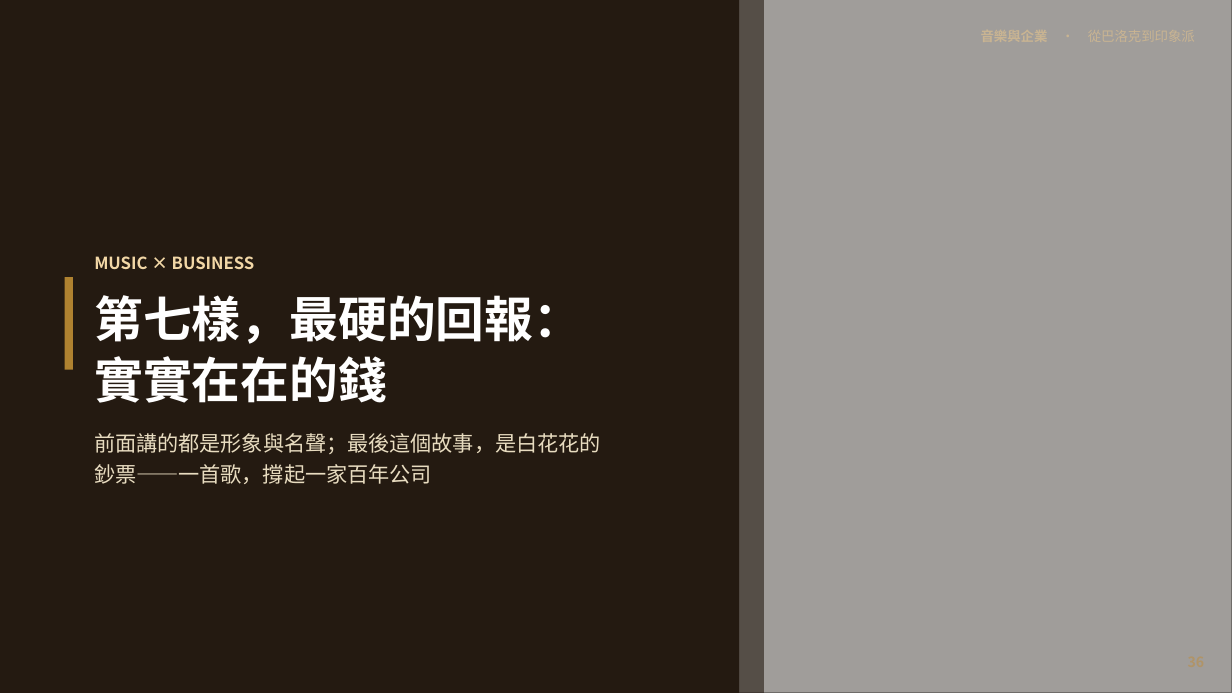
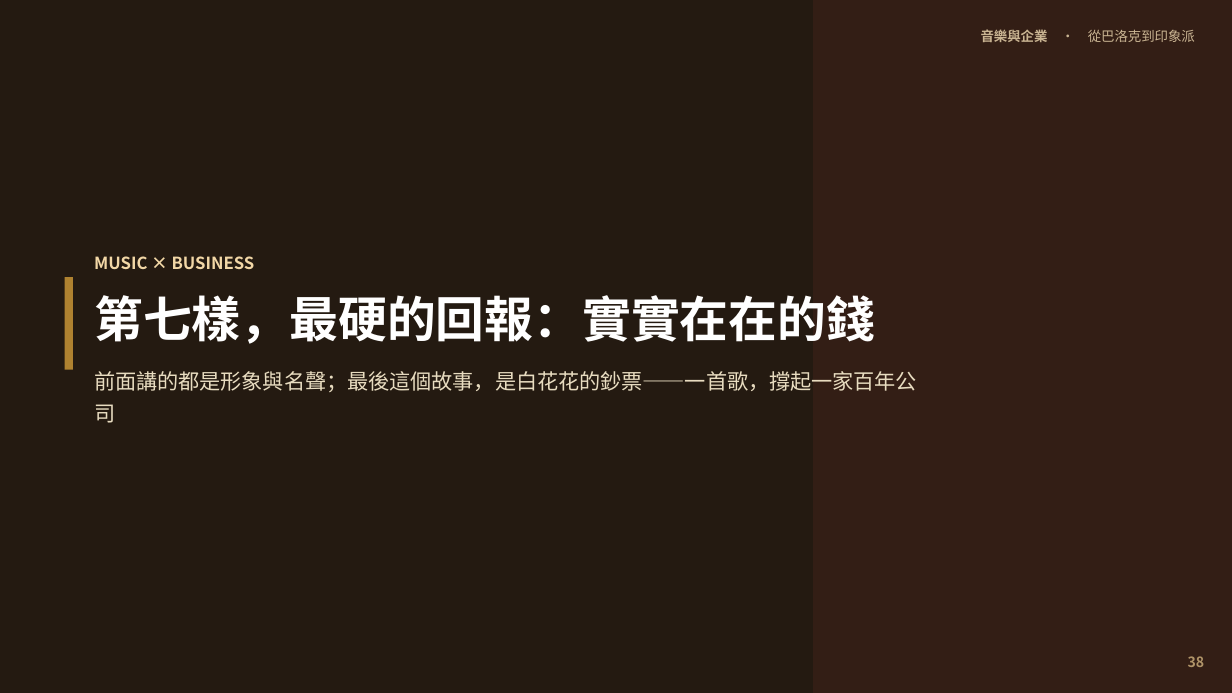
Before and after one commit to kblab2024/music-business-lecture, a slide deck: slide 38 of docs/downloads/音樂與企業-投影片.pptx (slide 36 before the commit). Drawn at 1232x693 pixels with LibreOffice and Linux fonts; fonts in the diff are those of the drawing; grey boxes stand for pictures. Boxes give left, top, right and bottom in pixels: in the first picture for what was removed or moved away, otherwise in the second. Text is boxed around its words. In the diff, an @@ line names an element or a change of style, - is before the commit and + after.

```diff
--- a/docs/downloads/音樂與企業-投影片.pptx
+++ b/docs/downloads/音樂與企業-投影片.pptx
@@ rectangle removed at (0, 0, 739, 693) @@
@@ rectangle removed at (616, 0, 764, 693) @@
@@ picture removed at (665, 0, 1232, 693) @@
@@ rectangle: place and size @@
-rectangle at (665, 0, 1232, 693)
+rectangle at (813, 0, 1232, 693)
@@ rectangle at (813, 0, 1232, 693): fill #241A11 at 28% opacity to #5E2C22 at 26% opacity @@
@@ text added at (981, 29, 1195, 42), 10.5 pt, text #C9B492 @@
+音樂與企業 · 從巴洛克到印象派
@@ text "MUSIC × BUSINESS" rewrapped from (94, 256, 600, 484) to (94, 256, 917, 423) @@
@@ text added at (1188, 656, 1205, 667), 11 pt, text #B09468, bold @@
+38
```
Also in this commit, not shown: 47 other slides changed, 2 slides added, 30 other files.
